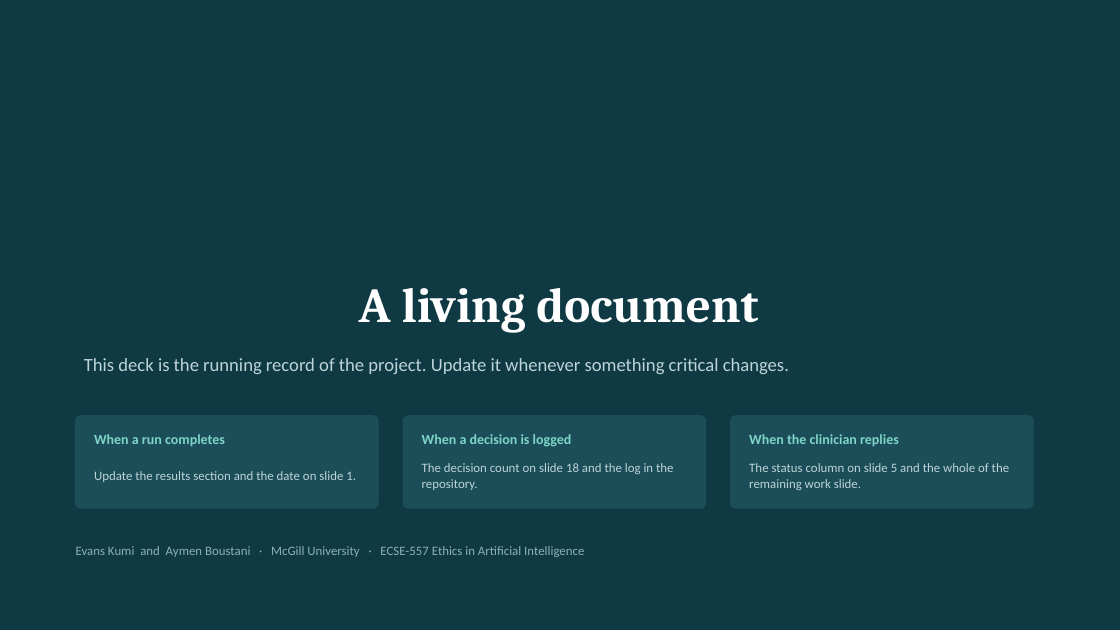
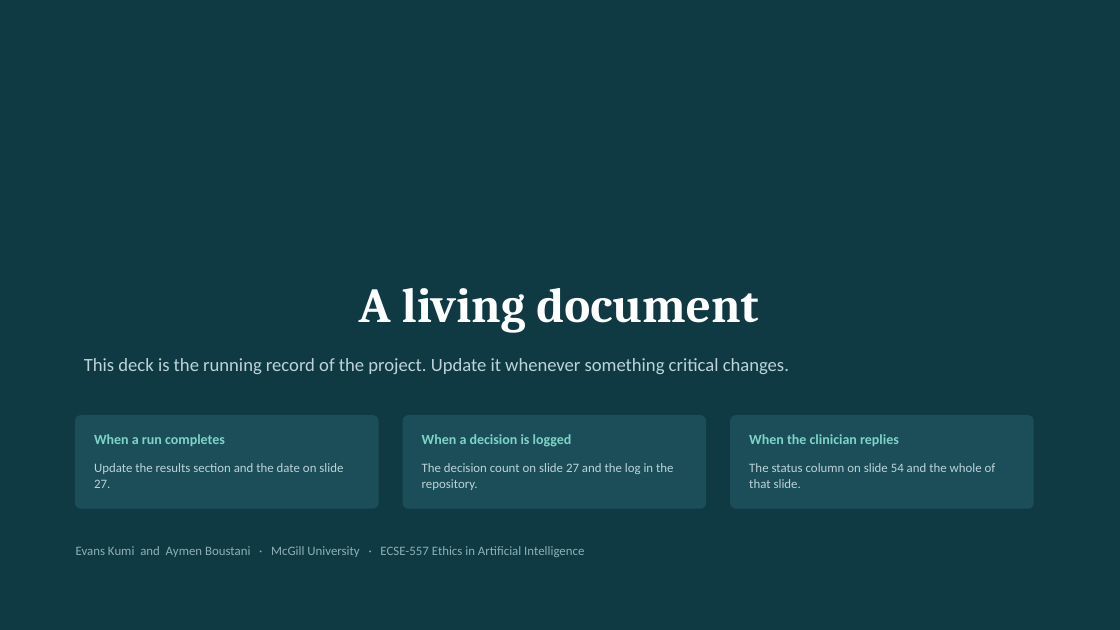
Before and after one commit to Evans-Junior/datasheet-to-diagnosis-audit, a slide deck: slide 56 of Datasheet_to_Diagnosis_Presentation.pptx. Drawn at 1120x630 pixels with LibreOffice and Linux fonts; fonts in the diff are those of the drawing. Boxes give left, top, right and bottom in pixels: in the first picture for what was removed or moved away, otherwise in the second. Text is boxed around its words. In the diff, an @@ line names an element or a change of style, - is before the commit and + after.

```diff
--- a/Datasheet_to_Diagnosis_Presentation.pptx
+++ b/Datasheet_to_Diagnosis_Presentation.pptx
@@ text at bbox=[94, 463, 343, 488]: text changed @@
-Update the results section and the date on slide 1.
+Update the results section and the date on slide 27.
@@ text at bbox=[422, 463, 673, 490]: text changed @@
-The decision count on slide 18 and the log in the repository.
+The decision count on slide 27 and the log in the repository.
@@ text at bbox=[749, 463, 996, 488]: text changed @@
-The status column on slide 5 and the whole of the remaining work slide.
+The status column on slide 54 and the whole of that slide.
```
Also in this commit, not shown: 2 other slides changed, 10 other files.
